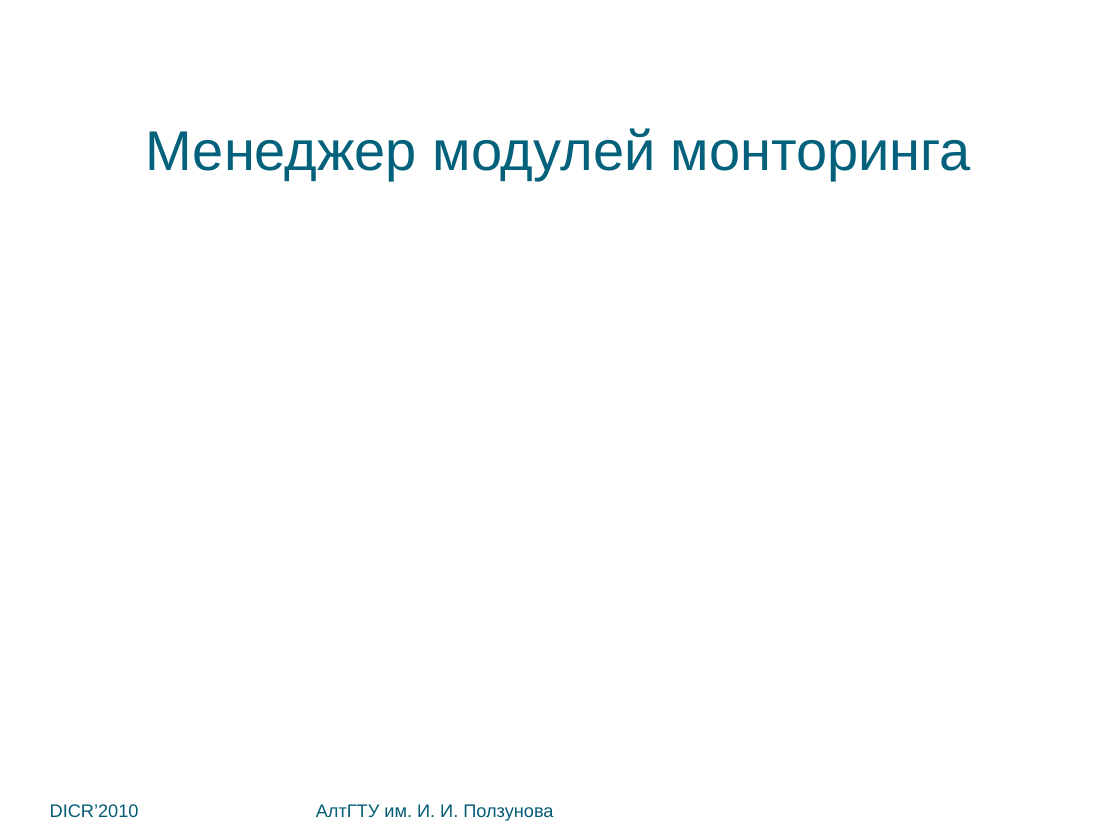
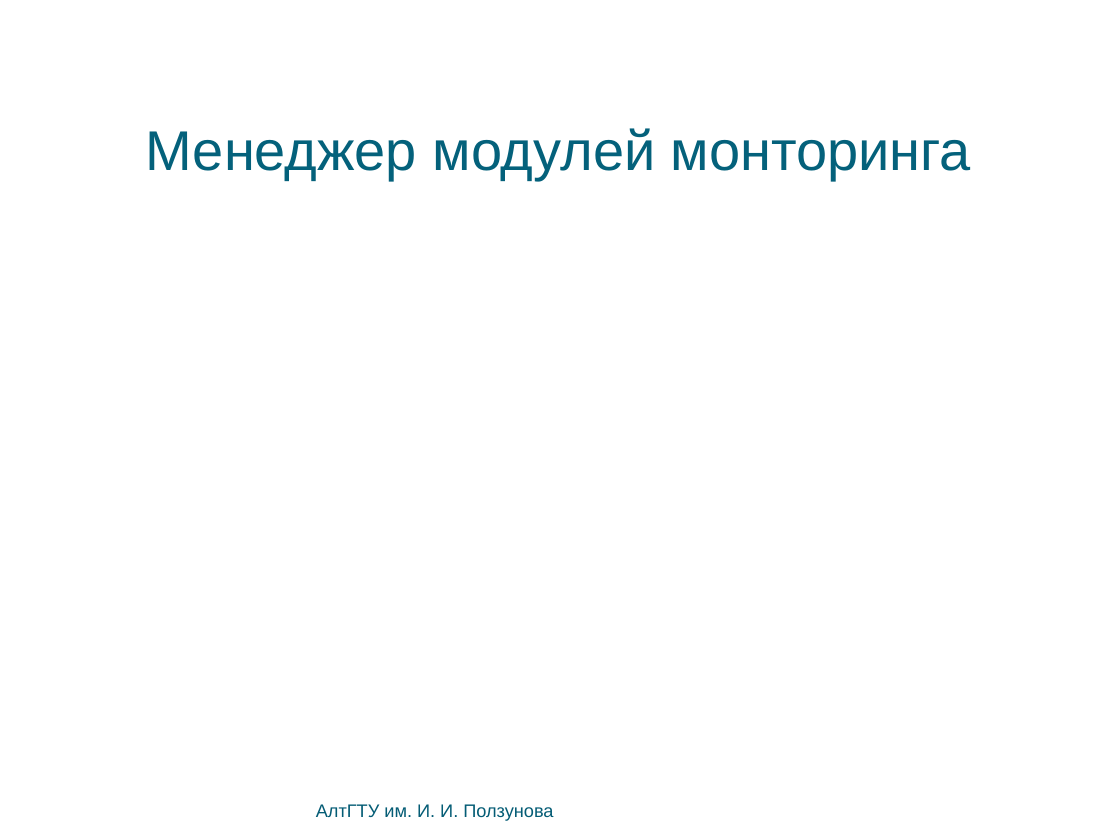
Before and after one commit to bluerain/snoopy, a slide deck: slide 25 of diploma/trunk/ppt/kostyukov.pptx. Drawn at 1120x840 pixels with LibreOffice and Linux fonts; fonts in the diff are those of the drawing; background and template pictures are left out. Boxes give left, top, right and bottom in pixels: in the first picture for what was removed or moved away, otherwise in the second. Text is boxed around its words. In the diff, an @@ line names an element or a change of style, - is before the commit and + after.

```diff
--- a/diploma/trunk/ppt/kostyukov.pptx
+++ b/diploma/trunk/ppt/kostyukov.pptx
@@ text removed at (50, 804, 139, 817) @@
-DICR’2010
```
Also in this commit, not shown: 5 other slides changed.
